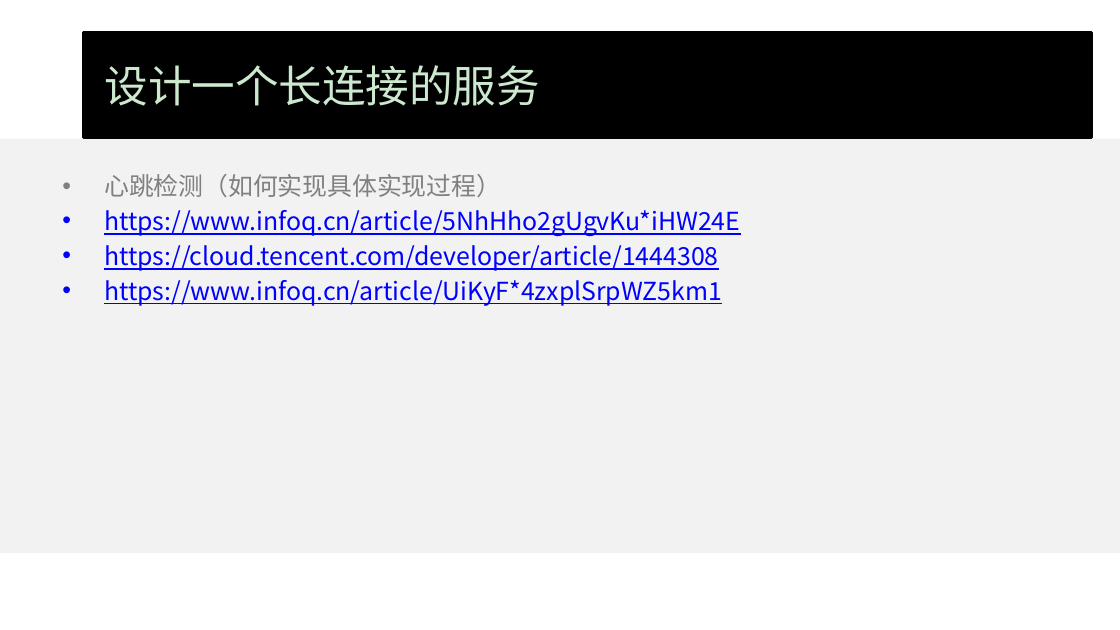
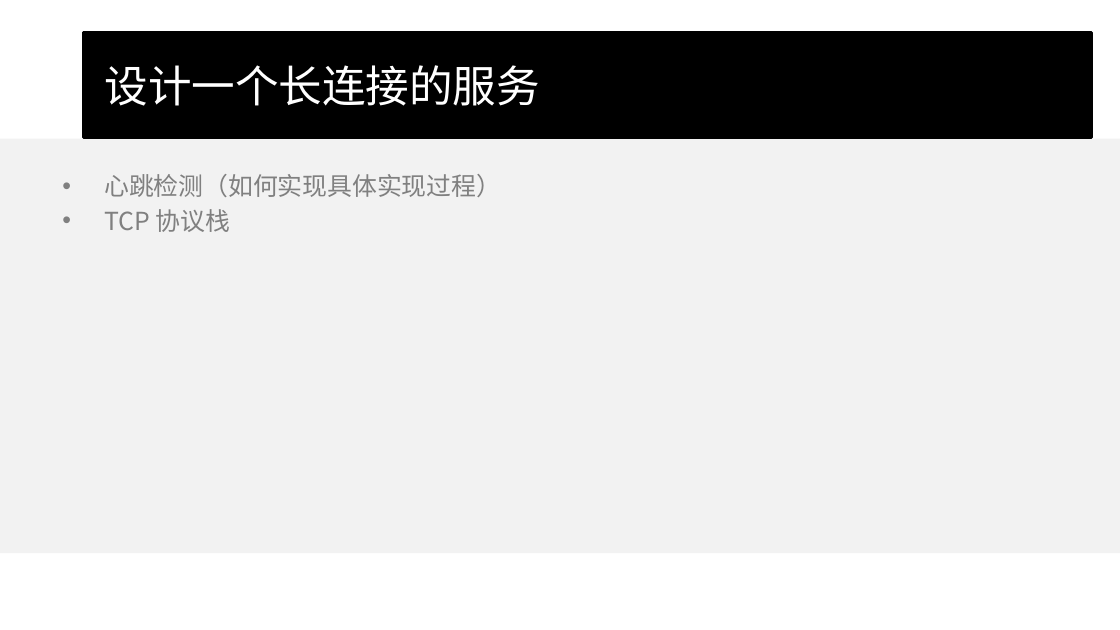
Before and after one commit to wangcy6/weekly, a slide deck: slide 12 of ppt/2020/实战项目.pptx. Drawn at 1120x630 pixels with LibreOffice and Linux fonts; fonts in the diff are those of the drawing; background and template pictures are left out. Boxes give left, top, right and bottom in pixels: in the first picture for what was removed or moved away, otherwise in the second. Text is boxed around its words. In the diff, an @@ line names an element or a change of style, - is before the commit and + after.

```diff
--- a/ppt/2020/实战项目.pptx
+++ b/ppt/2020/实战项目.pptx
@@ background #CCE8CF to #FFFFFF @@
@@ title "设计一个长连接的服务" at (84,32,1092,138): text colour #CCE8CF to #FFFFFF @@
@@ text at (104,209,230,232): text changed; text colour #0000FF to #808080 @@
-• https://www.infoq.cn/article/5NhHho2gUgvKu*iHW24E
-• https://cloud.tencent.com/developer/article/1444308
-• https://www.infoq.cn/article/UiKyF*4zxplSrpWZ5km1
+• TCP 协议栈
```
Also in this commit, not shown: 19 other slides changed, 3 other files.
